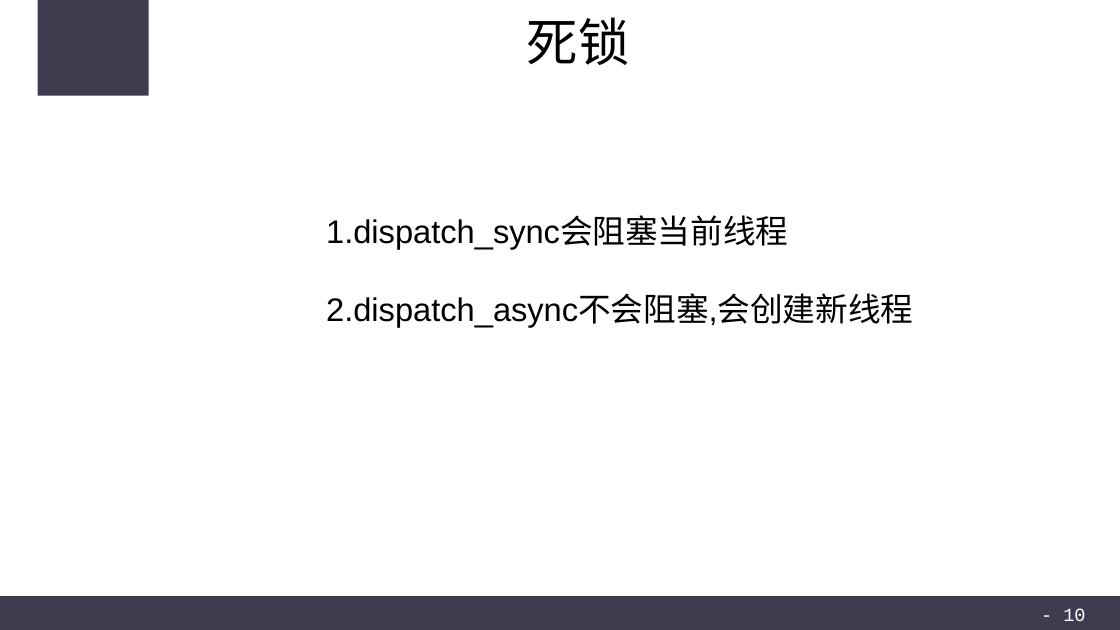
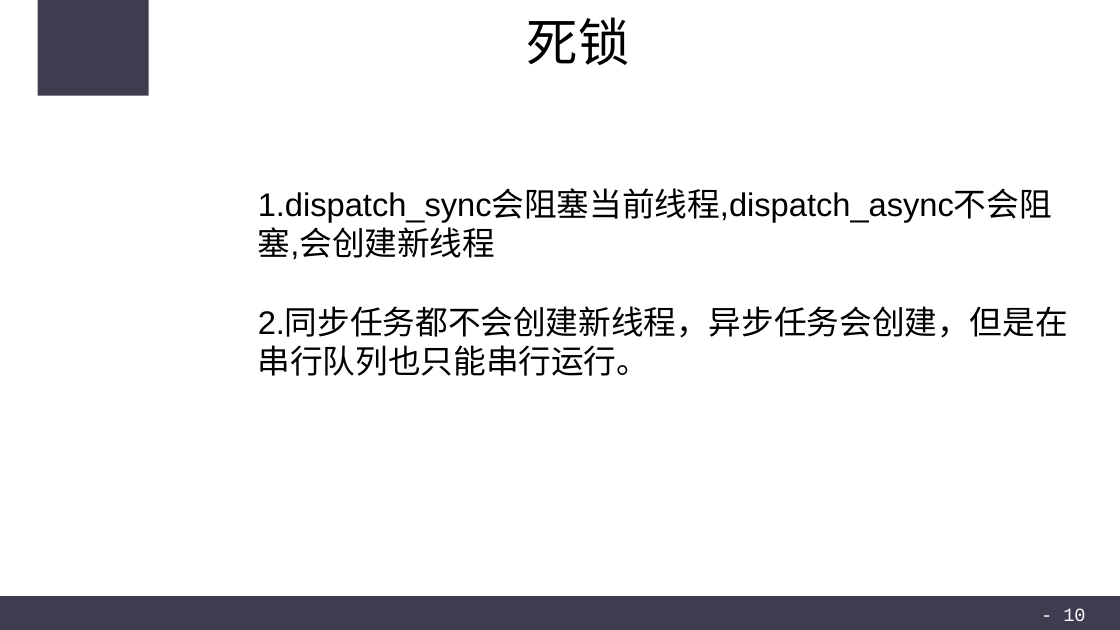
Before and after one commit to CODEJY/IOSProjects, a slide deck: slide 10 of Sharing2.ppt. Drawn at 1120x630 pixels with LibreOffice and Linux fonts; fonts in the diff are those of the drawing. Boxes give left, top, right and bottom in pixels: in the first picture for what was removed or moved away, otherwise in the second. Text is boxed around its words. In the diff, an @@ line names an element or a change of style, - is before the commit and + after.

Commit message:
更新了ppt，和test函数的嵌套死锁

```diff
--- a/Sharing2.ppt
+++ b/Sharing2.ppt
@@ text at (x1=258, y1=190, x2=1068, y2=376): text changed @@
-1.dispatch_sync会阻塞当前线程
-2.dispatch_async不会阻塞,会创建新线程
+1.dispatch_sync会阻塞当前线程,dispatch_async不会阻塞,会创建新线程
+2.同步任务都不会创建新线程，异步任务会创建，但是在串行队列也只能串行运行。
```
Also in this commit, not shown: 4 other files.
